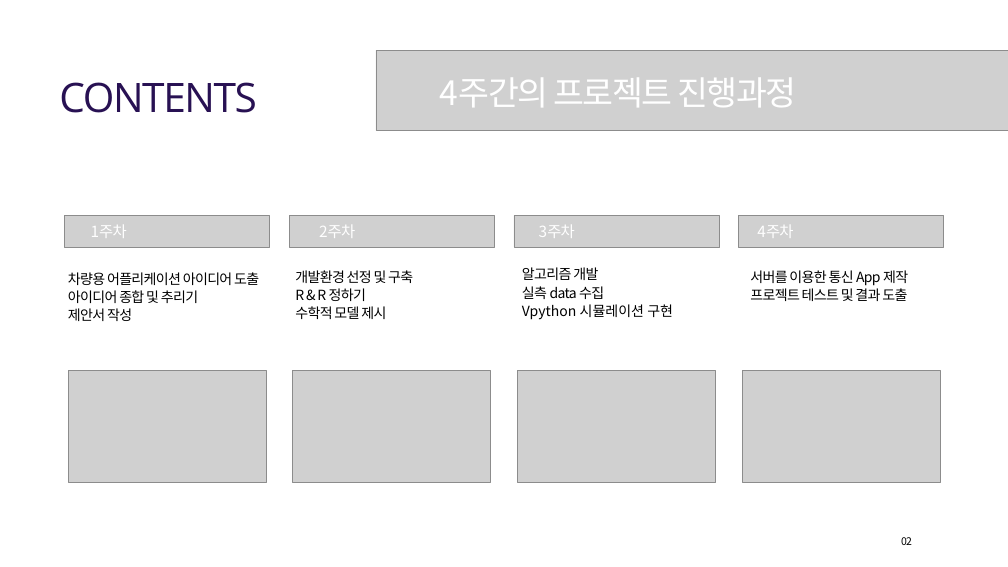
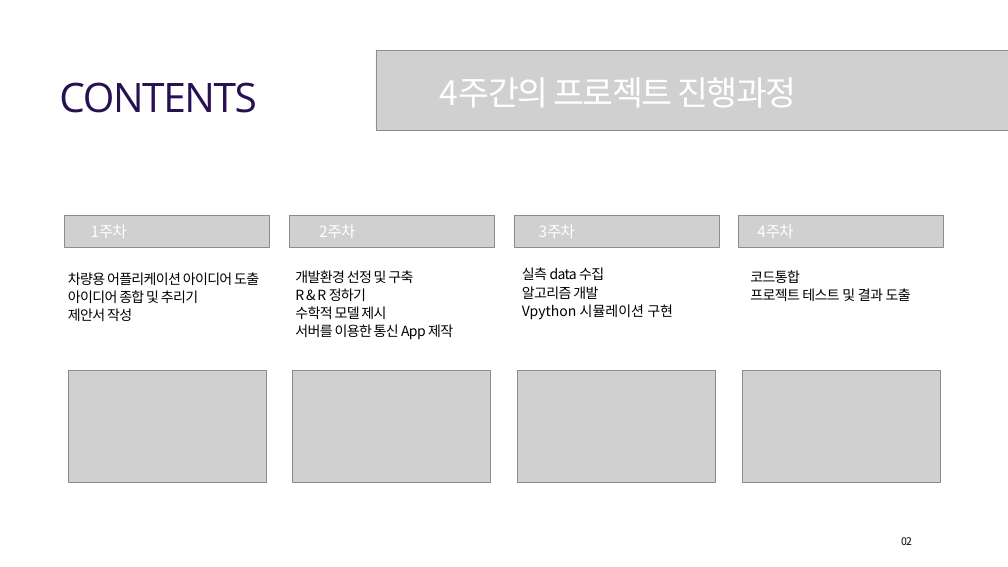
Before and after one commit to hyedinion/DrivePosition, a slide deck: slide 2 of SL_차량용어플리케이션아이디어_Hustar.pptx. Drawn at 1008x567 pixels with LibreOffice and Linux fonts; fonts in the diff are those of the drawing; grey boxes stand for pictures; background and template pictures are left out. Boxes give left, top, right and bottom in pixels: in the first picture for what was removed or moved away, otherwise in the second. Text is boxed around its words. In the diff, an @@ line names an element or a change of style, - is before the commit and + after.

```diff
--- a/SL_차량용어플리케이션아이디어_Hustar.pptx
+++ b/SL_차량용어플리케이션아이디어_Hustar.pptx
@@ text at [522, 267, 604, 280]: paragraph added @@
+실측 data 수집
@@ text at [522, 286, 604, 299]: paragraph removed @@
-실측 data 수집
@@ text at [750, 270, 800, 283]: text changed @@
-서버를 이용한 통신 App 제작
+코드통합
@@ text at [295, 324, 453, 340]: paragraph added @@
+서버를 이용한 통신 App 제작
```
Also in this commit, not shown: 3 other slides changed.
